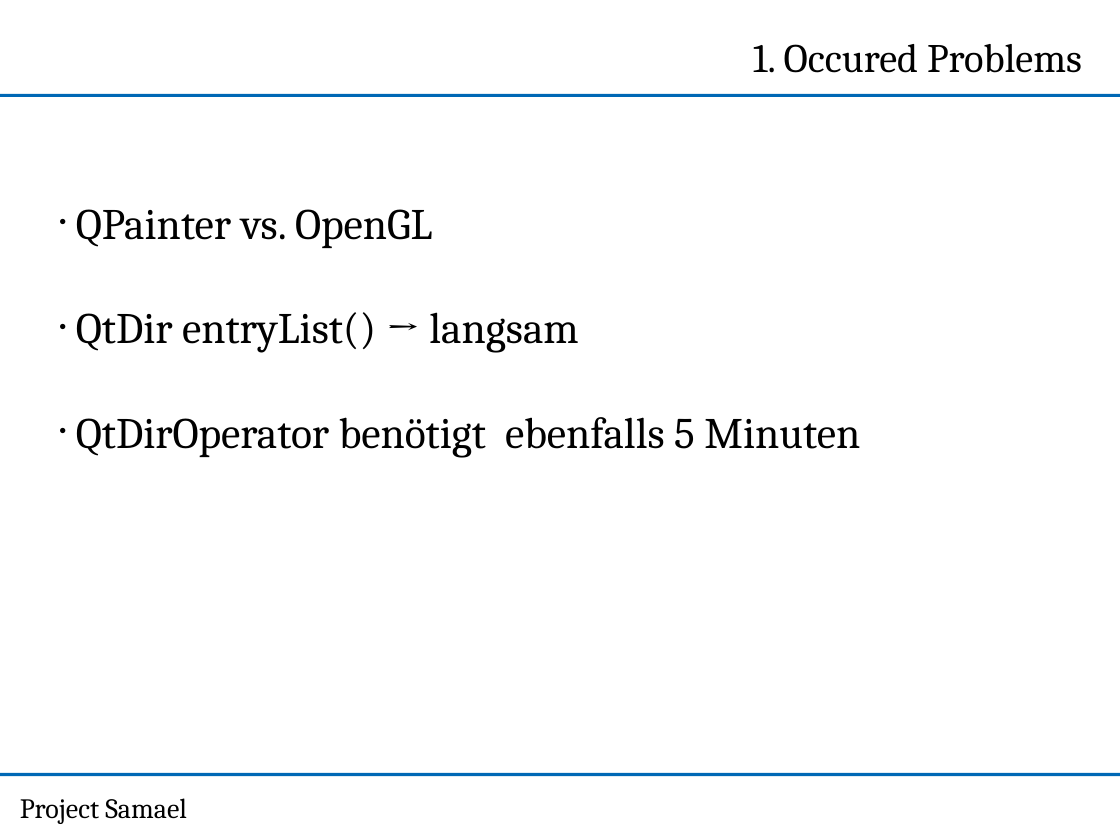
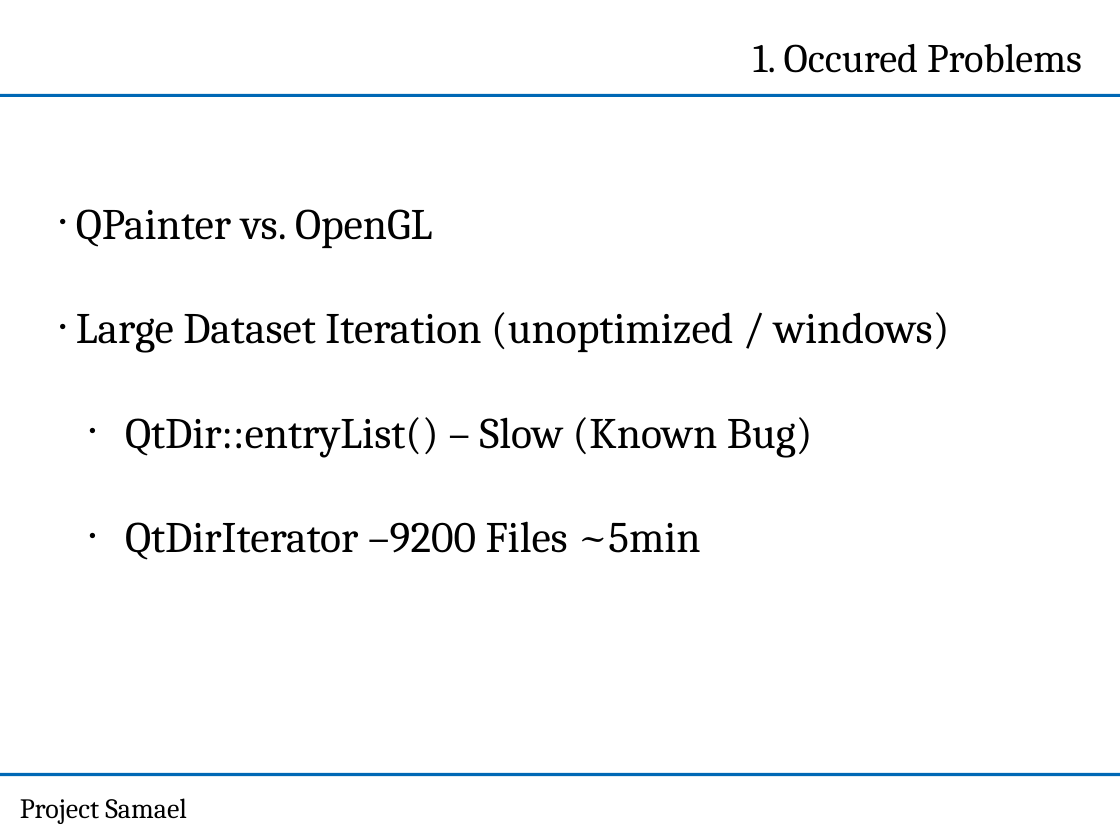
Before and after one commit to NPTricky/img-classification-ss13, a slide deck: slide 3 of doc/PPT-2013-05-22/Kick-Off-Präsi.pptx. Drawn at 1120x840 pixels with LibreOffice and Linux fonts; fonts in the diff are those of the drawing; background and template pictures are left out. Boxes give left, top, right and bottom in pixels: in the first picture for what was removed or moved away, otherwise in the second. Text is boxed around its words. In the diff, an @@ line names an element or a change of style, - is before the commit and + after.

```diff
--- a/doc/PPT-2013-05-22/Kick-Off-Präsi.pptx
+++ b/doc/PPT-2013-05-22/Kick-Off-Präsi.pptx
@@ text in free at <box>76,312,950,560</box>: text changed @@
-• QtDir entryList() → langsam
-• QtDirOperator benötigt ebenfalls 5 Minuten
+• Large Dataset Iteration (unoptimized / windows)
+  • QtDir::entryList() – Slow (Known Bug)
+  • QtDirIterator –9200 Files ~5min
```
Also in this commit, not shown: 2 other slides changed, 2 slides added.
